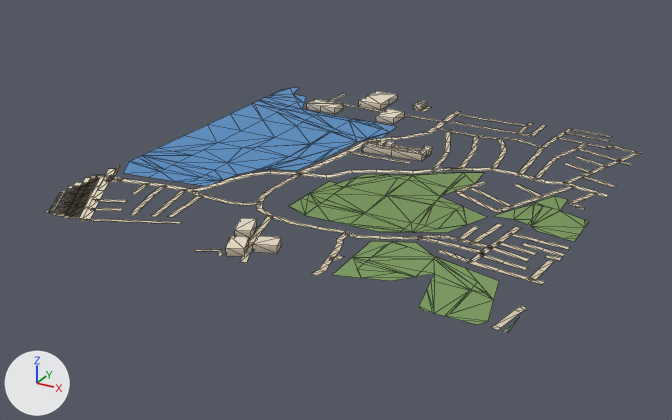
One commit to the glTF model public/assets/bengaluru-region-v1/tiles/t10_-19-l0.glb: the scene before it, then after it.
Both versions are drawn from a 50 mm lens placed at (5682.0, -10105.0, 374.0), pointed at (5228.0, -9278.0, -39.0). The axes (+X, +Y, +Z) are drawn at lower left. The lights are the same throughout. The older version comes first. Mesh edges are drawn as thin lines.

The older version as bpy lines, for what is in view:
```python
me_building = bpy.data.meshes.new('building')
me_building.from_pydata(...)  # 132 vertices, 173 faces; spans x 77.0..290.0, y 6.0..512.0, z 0.0..8.0
me_building.materials.append(mat_building)
me_ground = bpy.data.meshes.new('ground')
me_ground.from_pydata(...)  # 867 vertices, 760 faces; spans x -7.0..503.0, y -4.0..502.0, z 1.0
me_ground.materials.append(mat_ground)
me_water = bpy.data.meshes.new('water')
me_water.from_pydata(...)  # 121 vertices, 183 faces; spans x 0.0..216.0, y 118.0..497.0, z 0.0
me_water.materials.append(mat_water)
ob_building = bpy.data.objects.new('building', me_building)
ob_building.location = (5000.0, -9500.0, 0.0)
ob_ground = bpy.data.objects.new('ground', me_ground)
ob_ground.location = (5000.0, -9500.0, 0.0)
ob_water = bpy.data.objects.new('water', me_water)
ob_water.location = (5000.0, -9500.0, 0.0)
```
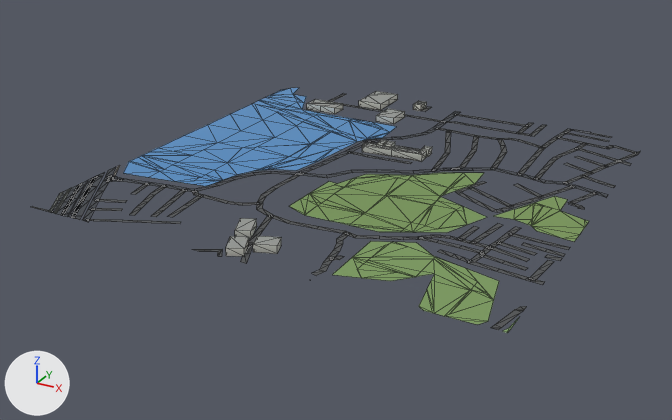
The change, as a list of edits to the scene's bpy script:
```text
Change me_building:
    used by ob_building; location = (5000.0, -9500.0, 0.0)
    remove me_building.from_pydata(...)  # 132 vertices, 173 faces; spans x 77.0..290.0, y 6.0..512.0, z 0.0..8.0
    add me_building.from_pydata(...)  # 132 vertices, 214 faces; spans x 77.0..290.0, y 6.0..512.0, z 0.0..8.0
    me_building part 1: 173 kept faces spanning x 77.0..290.0, y 6.0..512.0, z 0.0..8.0 get new vertex colours
    edits to the shape of me_building do not show in these pictures
Change me_ground:
    used by ob_ground; location = (5000.0, -9500.0, 0.0)
    remove me_ground.from_pydata(...)  # 867 vertices, 760 faces; spans x -7.0..503.0, y -4.0..502.0, z 1.0
    add me_ground.from_pydata(...)  # 886 vertices, 777 faces; spans x 0.0..500.0, y 0.0..500.0, z 1.0
    me_ground part 2: the loose piece of 10 vertices spanning x -4.0..66.0, y -4.0..100.0, z 1.0 is rebuilt with 11 vertices and now spans x 0.0..66.0, y 0.0..99.0, z 1.0
    me_ground part 3: the loose piece of 8 vertices spanning x -7.0..52.0, y -4.0..79.0, z 1.0 is rebuilt with 10 vertices and now spans x 0.0..49.0, y 0.0..82.0, z 1.0
    me_ground part 4: the loose piece of 8 vertices spanning x -6.0..45.0, y -4.0..68.0, z 1.0 is rebuilt with 10 vertices and now spans x 0.0..58.0, y 0.0..96.0, z 1.0
    me_ground part 5: the loose piece of 6 vertices spanning x -1.0..28.0, y -1.0..45.0, z 1.0 is rebuilt with 6 vertices and now spans x 0.0..28.0, y 0.0..47.0, z 1.0
    me_ground part 6: 16 vertices moved from x -7.0..229.0, y -2.0..133.0, z 1.0 to x 0.0..230.0, y 0.0..134.0, z 1.0; 27 vertices removed from x -3.0..259.0, y -4.0..123.0, z 1.0; 41 vertices added at x 0.0..325.0, y 0.0..128.0, z 1.0
    me_ground part 7: 10 vertices moved from x 370.0..501.0, y 303.0..477.0, z 1.0 to x 370.0..500.0, y 303.0..486.0, z 1.0; 7 vertices removed from x 407.0..503.0, y 334.0..502.0, z 1.0; 11 vertices added at x 406.0..500.0, y 334.0..500.0, z 1.0
    me_ground part 8: 6 vertices moved from x 479.0..498.0, y -1.0..156.0, z 1.0 to x 482.0..500.0, y 0.0..156.0, z 1.0; 4 vertices removed from x 471.0..502.0, y 39.0..172.0, z 1.0; 4 vertices added at x 474.0..500.0, y 38.0..172.0, z 1.0
    me_ground part 9: 483 kept faces spanning x 0.0..500.0, y 0.0..500.0, z 1.0 get new vertex colours; the middle colour goes from beige #d7c9ae to dark grey #535556
    other edits to the shape of me_ground do not show in these pictures
```

What differs and where, as boxes [x1, y1, x2, y2] in the pictures (672 x 420 px; the box of a moved part takes in the faces that stretch with it):
'ground', reshaped
    before: [45, 94, 641, 333]
    after: [31, 94, 640, 333]
part 1 of me_building, recoloured
    both: [226, 91, 432, 256]
part 2 of me_ground, rebuilt
    before: [68, 176, 104, 219]
    after: [73, 176, 102, 220]
part 3 of me_ground, rebuilt (26% narrower)
    before: [56, 182, 89, 216]
    after: [62, 181, 86, 216]
part 4 of me_ground, rebuilt (43% taller)
    before: [52, 186, 81, 215]
    after: [68, 176, 96, 218]
part 5 of me_ground, rebuilt (7% wider)
    before: [49, 192, 63, 212]
    after: [49, 191, 64, 212]
part 6 of me_ground, moved or reshaped
    before: [45, 166, 253, 263]
    after: [31, 165, 253, 263]
part 7 of me_ground, moved or reshaped
    before: [530, 125, 641, 197]
    after: [530, 125, 640, 197]
part 8 of me_ground, moved or reshaped
    both: [491, 233, 570, 330]
part 9 of me_ground, recoloured
    both: [51, 94, 635, 330]
